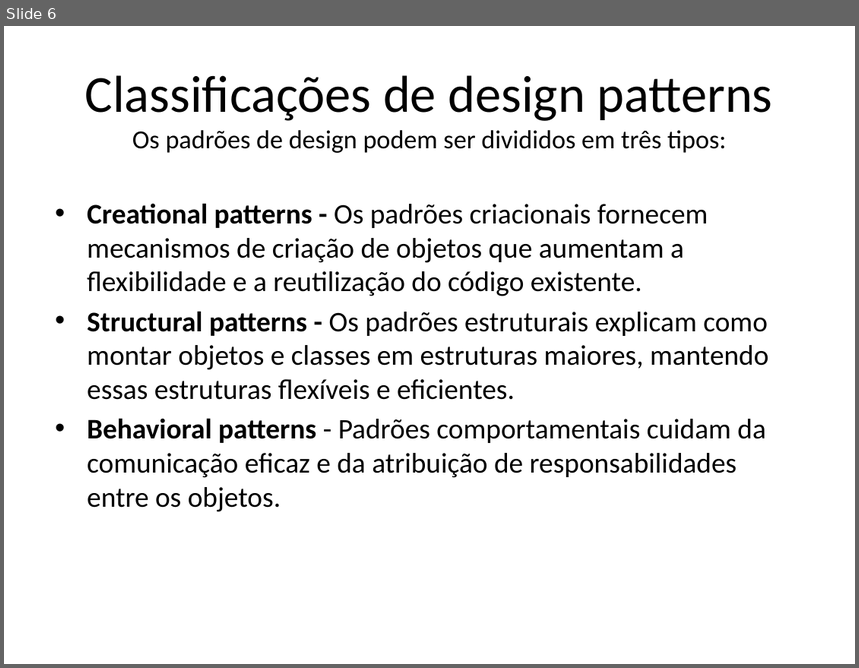
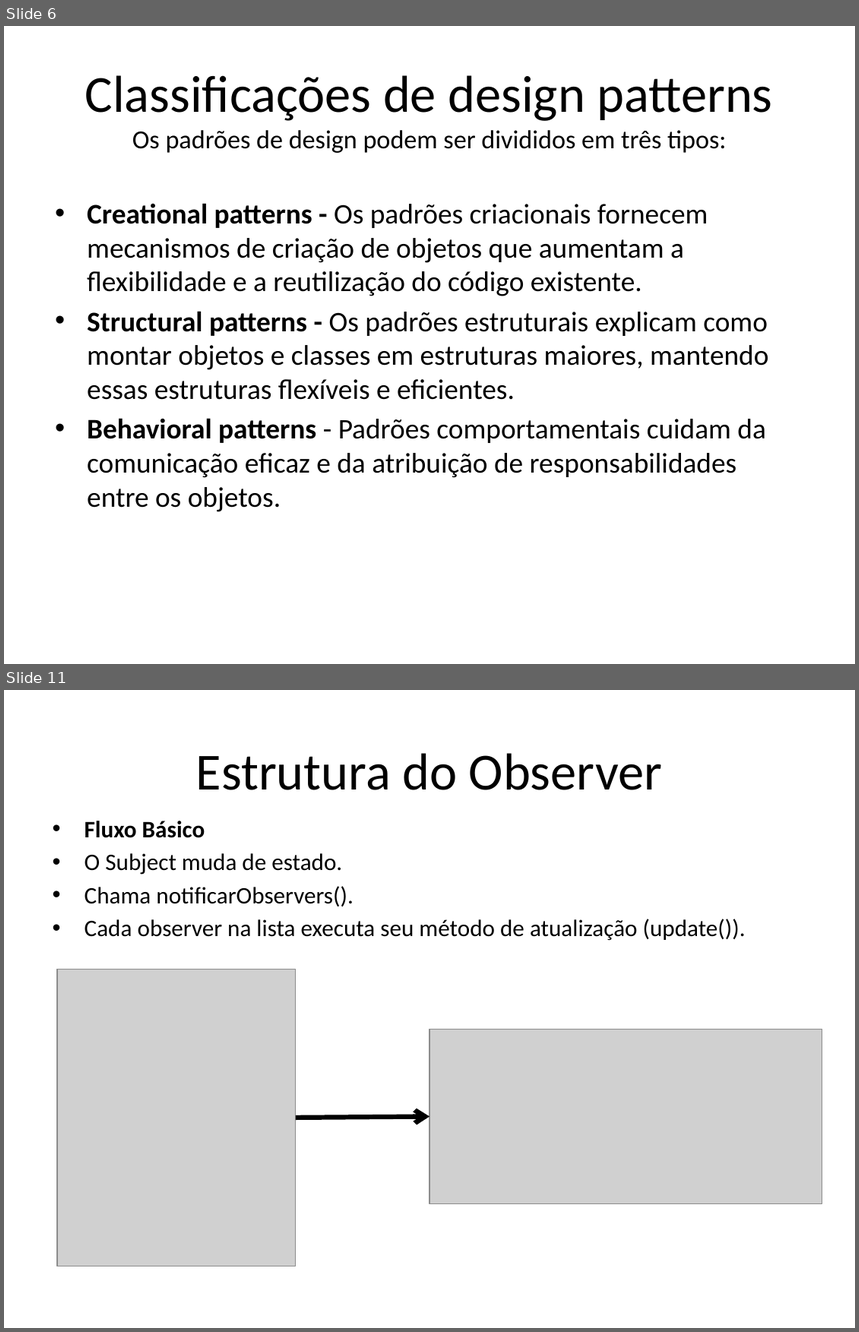
Before and after one commit to muriloHx/trabalho-mvc, a slide deck: slides/design-patterns.pptx. Shown one above the other, each under a label of ours: slide 6 before the commit, slides 6 and 11 after it; the slides between them are not shown. The pictures are 859x668 and 859x1332 pixels, drawn with LibreOffice and Linux fonts; fonts in the diff are those of the drawing; grey boxes stand for pictures. Boxes give left, top, right and bottom in pixels: in the first picture for what was removed or moved away, otherwise in the second. Text is boxed around its words. In the diff, an @@ line names an element or a change of style, - is before the commit and + after.

Commit message:
adicao do exemplo observer no slide design-pattern

```diff
--- a/slides/design-patterns.pptx
+++ b/slides/design-patterns.pptx
@@ slide 11 added at bbox=[4, 690, 855, 1328], background #FFFFFF @@
@@ title added at bbox=[196, 753, 662, 790], 44 pt, text #000000 @@
+Estrutura do Observer
@@ text added at bbox=[85, 821, 746, 941], 20 pt, text #000000 @@
+• Fluxo Básico
+• O Subject muda de estado.
+• Chama notificarObservers().
+• Cada observer na lista executa seu método de atualização (update()).
@@ picture added at bbox=[56, 969, 295, 1266] @@
@@ picture added at bbox=[430, 1029, 822, 1204] @@
@@ arrow added from (296, 1118) to (430, 1116), #000000 4 pt @@
```
Also in this commit, not shown: 2 slides changed, 3 other slides added.
